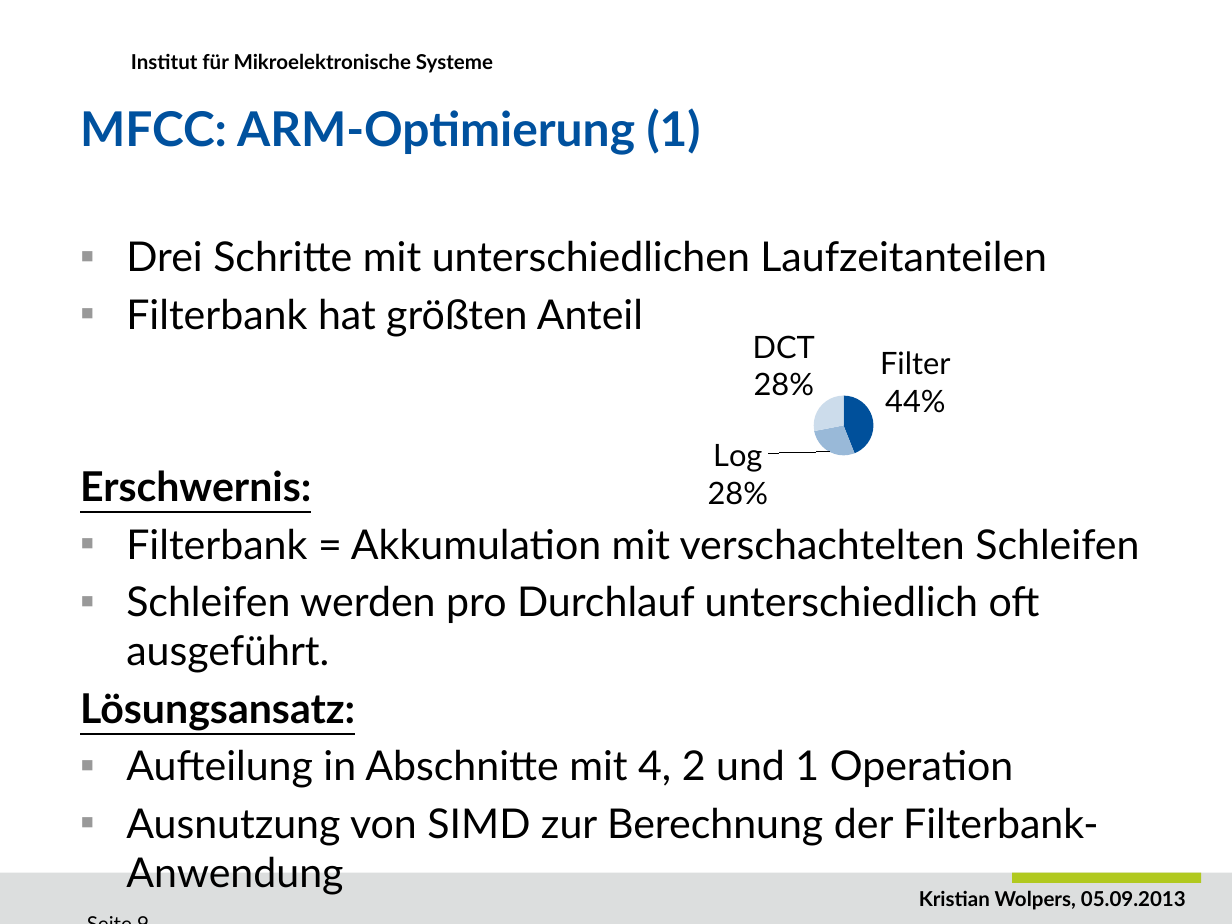
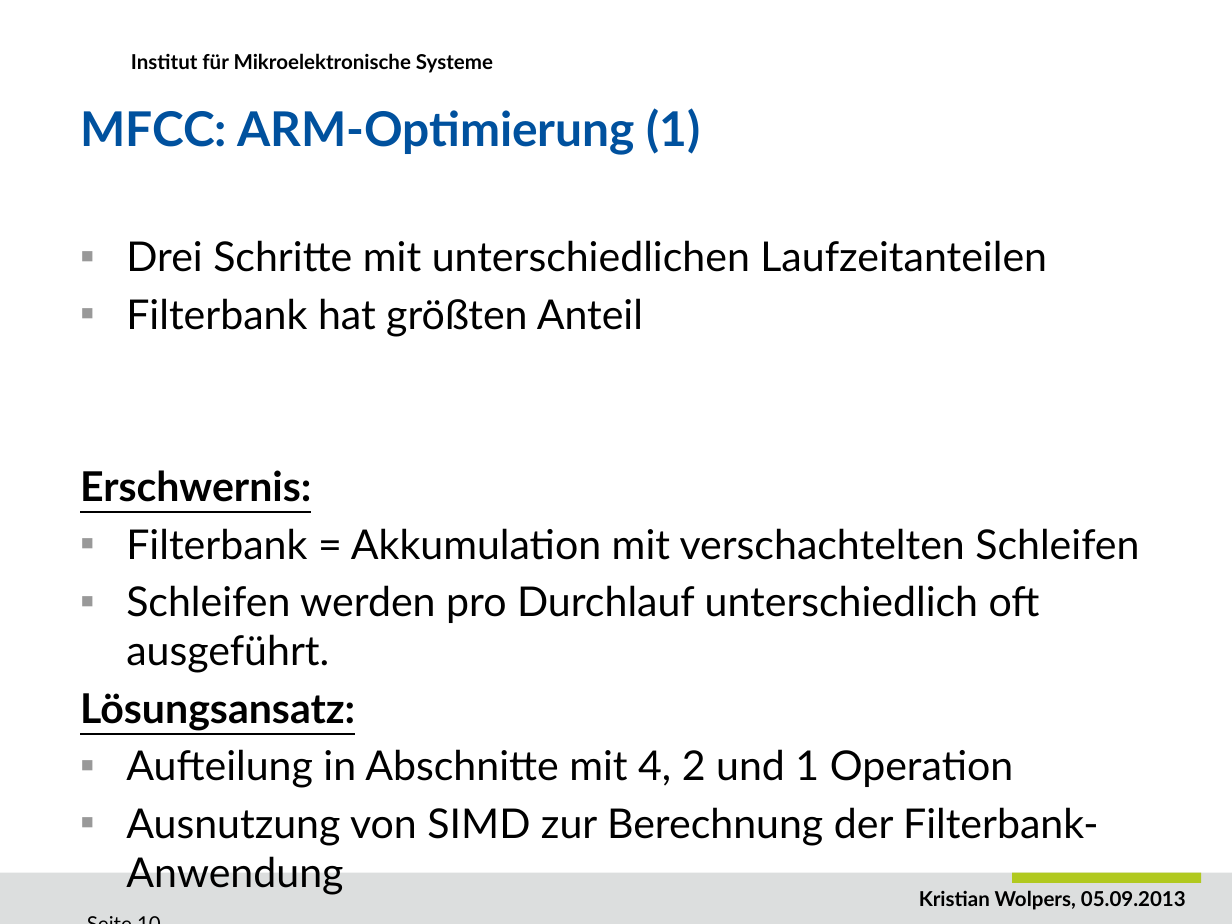
Before and after one commit to DuncanSin/Masterarbeit, a slide deck: slide 10 of Speech/Praesentation1.pptx (slide 9 before the commit). Drawn at 1232x924 pixels with LibreOffice and Linux fonts; fonts in the diff are those of the drawing; background and template pictures are left out. Boxes give left, top, right and bottom in pixels: in the first picture for what was removed or moved away, otherwise in the second. Text is boxed around its words. In the diff, an @@ line names an element or a change of style, - is before the commit and + after.

```diff
--- a/Speech/Praesentation1.pptx
+++ b/Speech/Praesentation1.pptx
@@ pie chart removed at (646, 297, 1034, 510) @@
-categories: Filter, Log, DCT
-Series 1: 44, 28, 28
```
Also in this commit, not shown: 12 other slides changed, 3 slides added, 1 slide removed, 2 other files.
